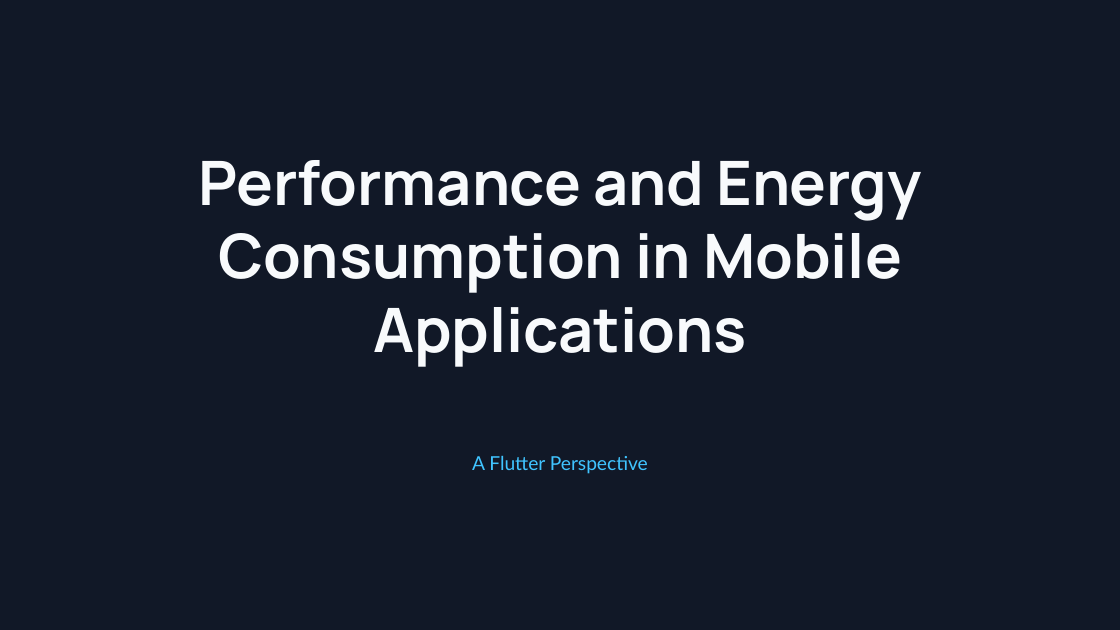
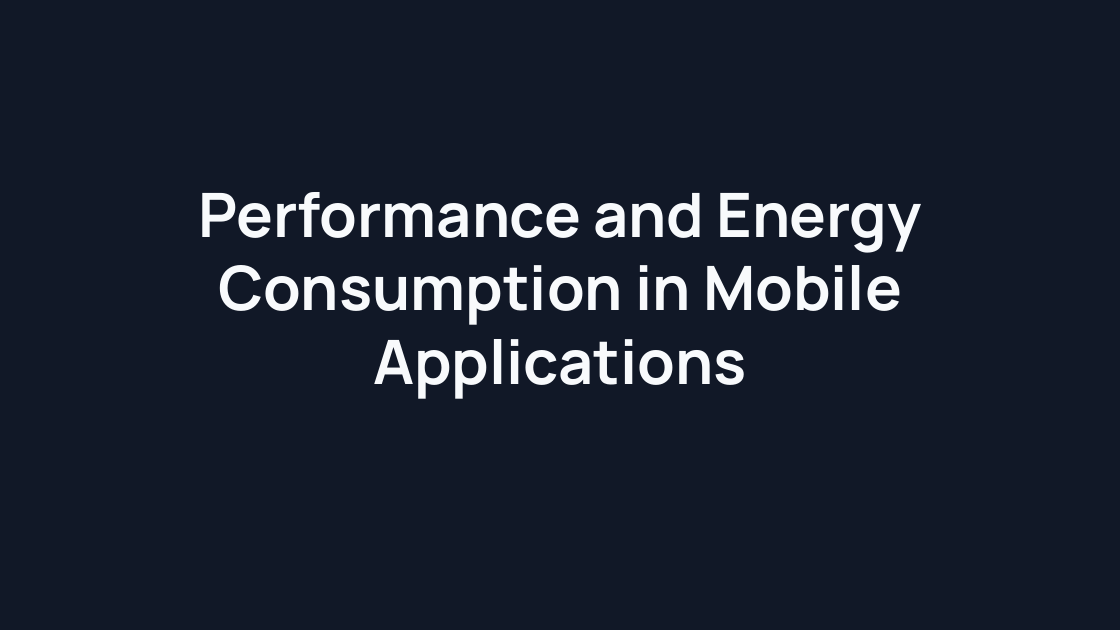
Before and after one commit to rusudinu/mobile-and-embedded-computing, a slide deck: slide 1 of w11/c11/Mobile-and-Embedded-Lecture11.pptx. Drawn at 1120x630 pixels with LibreOffice and Linux fonts; fonts in the diff are those of the drawing; background and template pictures are left out. Boxes give left, top, right and bottom in pixels: in the first picture for what was removed or moved away, otherwise in the second. Text is boxed around its words. In the diff, an @@ line names an element or a change of style, - is before the commit and + after.

```diff
--- a/w11/c11/Mobile-and-Embedded-Lecture11.pptx
+++ b/w11/c11/Mobile-and-Embedded-Lecture11.pptx
@@ text "Performance and Energy Consumption in ...": place and size @@
-text "Performance and Energy Consumption in ..." at [198,160,921,367]
+text "Performance and Energy Consumption in ..." at [198,192,921,399]
@@ text removed at [472,456,648,474] @@
-A Flutter Perspective
```
Also in this commit, not shown: 25 slides added, 9 other files.
